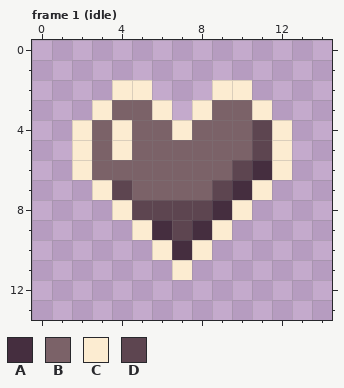
Edited in one commit: pixel-art file (data/imgs/animations/heart.ase). The picture above was drawn from the file before the commit.
15x14 pixels, 1 frame. Shown: frame 1 (idle). The commit also changed other frames, which this record leaves out.
Palette (. is transparent): A #452e3f  B #7b6268  C #fcecd1  D #5d4550
Pixels before, frame 1 (idle), first column x 2:
 2 ..CC...CC..
 3 .CBBC.CBBC.
 4 CBCBBCBBBDC
 5 CBCBBBBBBDC
 6 CBBBBBBBDAC
 7 .CDBBBBDAC.
 8 ..CDDDDAC..
 9 ...CADAC...
10 ....CAC....
11 .....C.....
After:
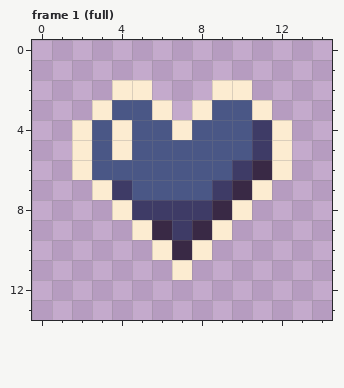
The edit:
colour A: #452e3f -> #392945
colour B: #7b6268 -> #4a5786
colour D: #5d4550 -> #3e3b66
Boxes around the changes in both pictures, in picture pixels (x1, y1, x2, y2):
changed: (92, 100, 272, 260)
